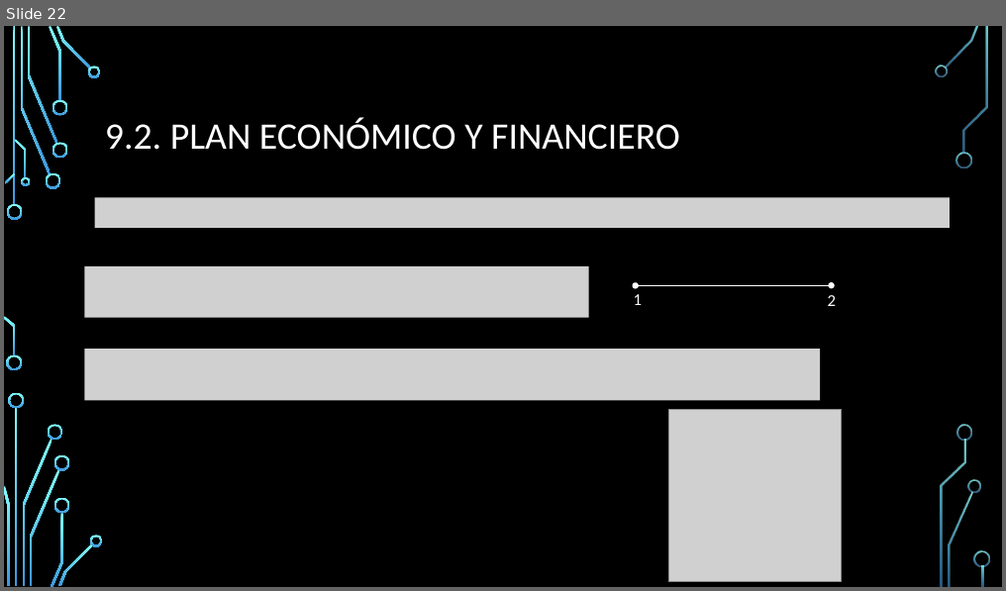
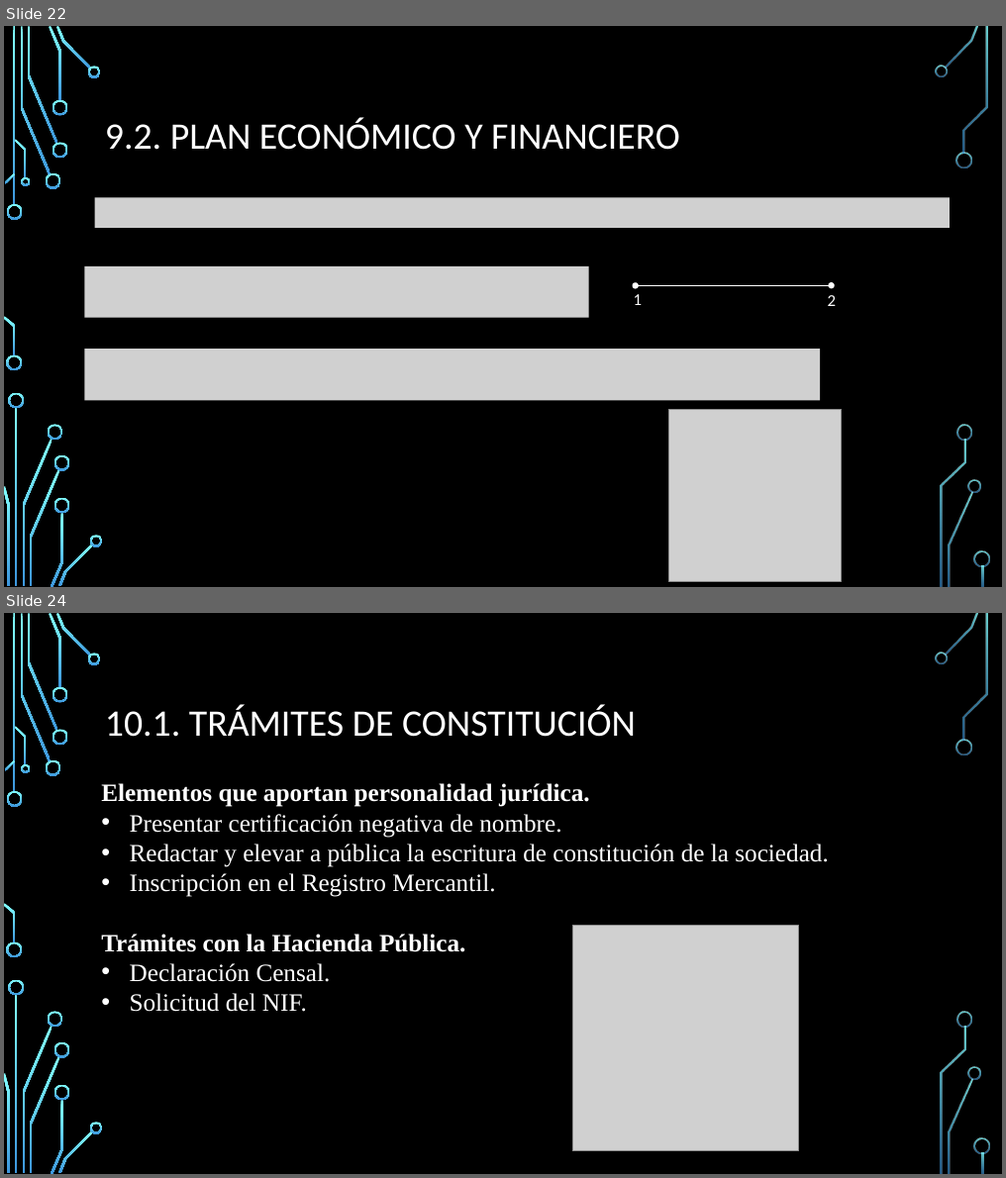
Before and after one commit to alvarocbcp/PlanEmpresa, a slide deck: VIRTUAL WALLET.pptx. Shown one above the other, each under a label of ours: slide 22 before the commit, slides 22 and 24 after it; the slides between them are not shown. The pictures are 1006x591 and 1006x1178 pixels, drawn with LibreOffice and Linux fonts; fonts in the diff are those of the drawing; grey boxes stand for pictures; background and template pictures are left out. Boxes give left, top, right and bottom in pixels: in the first picture for what was removed or moved away, otherwise in the second. Text is boxed around its words. In the diff, an @@ line names an element or a change of style, - is before the commit and + after.

```diff
--- a/VIRTUAL WALLET.pptx
+++ b/VIRTUAL WALLET.pptx
@@ slide 24 added at (4, 613, 1002, 1174), background picture (left out); not listed: 36 template elements that a slide beside it also shows @@
@@ title added at (105, 704, 636, 737), 36 pt, text #FFFFFF @@
+10.1. TRÁMITES DE CONSTITUCIÓN
@@ text added at (101, 783, 828, 1012), 24 pt, text #FFFFFF @@
+  Elementos que aportan personalidad jurídica.
+  • Presentar certificación negativa de nombre.
+  • Redactar y elevar a pública la escritura de constitución de la sociedad.
+  • Inscripción en el Registro Mercantil.
+  Trámites con la Hacienda Pública.
+  • Declaración Censal.
+  • Solicitud del NIF.
@@ picture added at (572, 925, 798, 1152) @@
```
Also in this commit, not shown: 1 other slide added, 2 other files.
